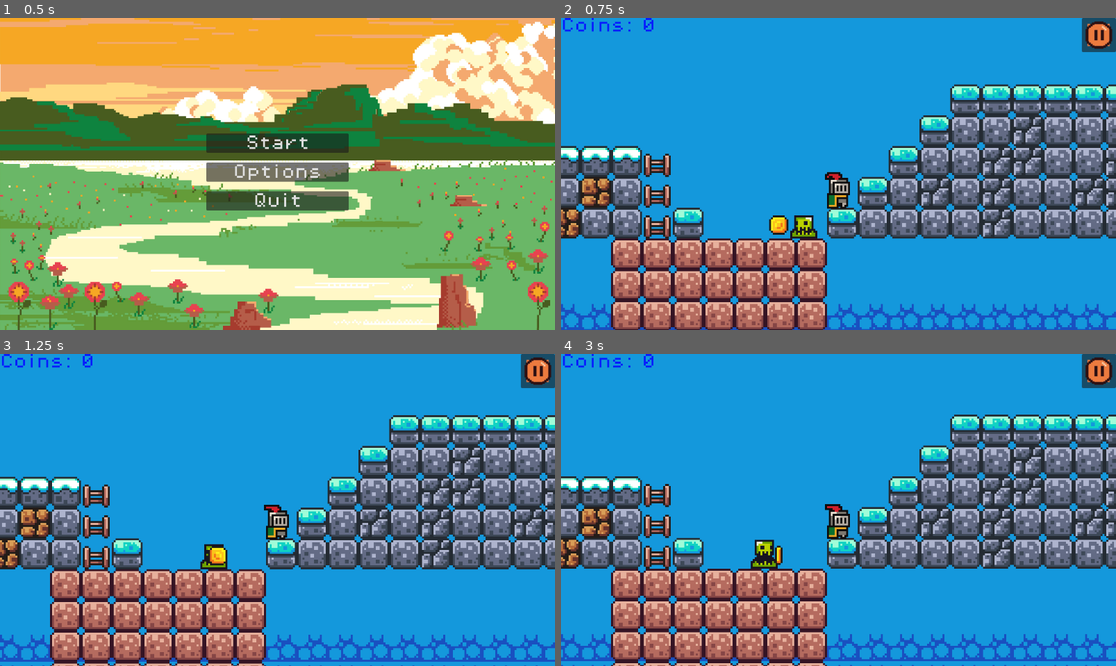
Above: before the commit, frames 1-4 (two rows, left to right).
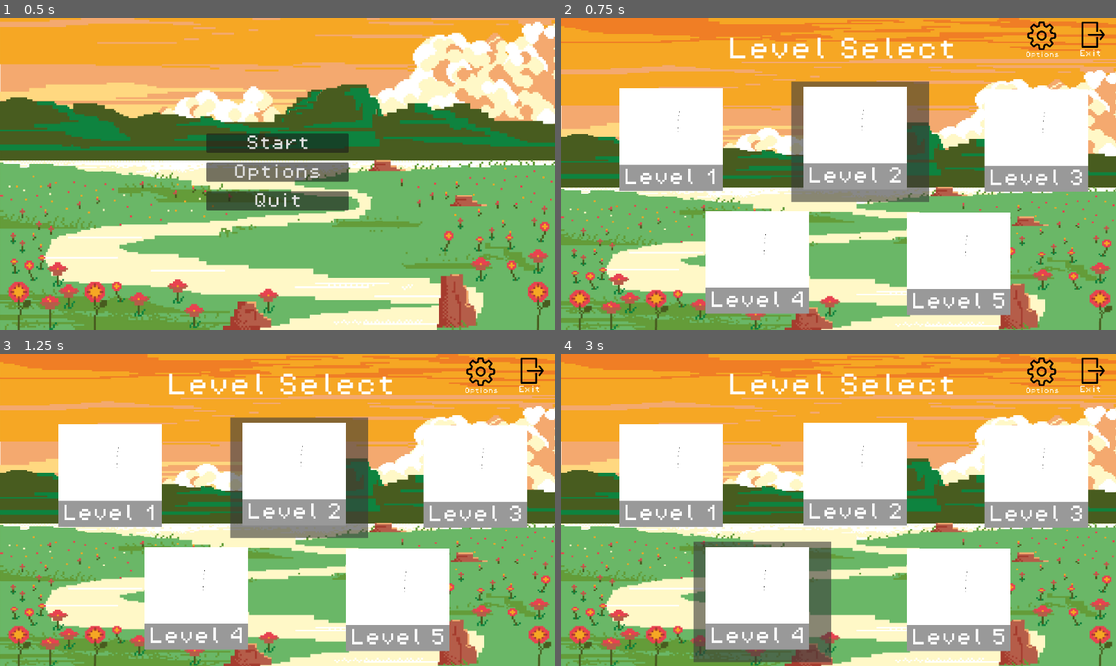
Above: after the commit, the same moments.

Repository: Ezennn/platformerMYR
Game: Godot game, scene res://scenes/menu.tscn
The game is run twice, just before and just after one commit, with the same random seed, the same clock (stepped at 60 frames per second) and the same inputs. This scene is started directly instead of the project's main scene.
Inputs (mouse positions are in pixels of both pictures, inside the frame that each line leads up to):
- Up to frame 1 (0.5 s): no input
- Up to frame 2 (0.75 s): click "Start" at 0.5 s
- Up to frame 3 (1.25 s): no input
- Up to frame 4 (3 s): click (860, 478) at 1.25 s, where only the run after the commit has a clickable "Level 2"; click (1043, 478) at 2 s, where only the run after the commit has a clickable "Level 3"; click (760, 600) at 2.75 s, where only the run after the commit has a clickable "Level 4"

Frame 1 is identical in both runs. In frame 2, 100% of the frame differs, in the area x 0-100%, y 0-100%; in frame 3, 100%; in frame 4, 100%.

Commit message:
level select objective
did objective and level select

Diff:
--- a/project.godot
+++ b/project.godot
@@ -67,6 +67,7 @@
 [layer_names]
 
 2d_render/layer_2="Player"
+2d_render/layer_3="Platforms, drop down able "
 
 [rendering]
 
--- /dev/null
+++ b/scenes/crown.tscn
@@ -0,0 +1,24 @@
+[gd_scene load_steps=4 format=3 uid="uid://bbcmm6s3mc7d0"]
+
+[ext_resource type="Script" uid="uid://jwdo7a7aflo4" path="res://scripts/crown.gd" id="1_e4hp3"]
+[ext_resource type="Texture2D" uid="uid://dys1bcilre0k8" path="res://assets/sprites/crown.png" id="2_pjbb8"]
+
+[sub_resource type="RectangleShape2D" id="RectangleShape2D_qxv3t"]
+size = Vector2(561, 439)
+
+[node name="Crown" type="Area2D"]
+scale = Vector2(0.2, 0.2)
+collision_mask = 2
+script = ExtResource("1_e4hp3")
+
+[node name="CollisionShape2D" type="CollisionShape2D" parent="."]
+position = Vector2(-1.5, 0.5)
+scale = Vector2(0.1, 0.1)
+shape = SubResource("RectangleShape2D_qxv3t")
+
+[node name="Sprite2D" type="Sprite2D" parent="."]
+scale = Vector2(0.1, 0.1)
+texture = ExtResource("2_pjbb8")
+
+[connection signal="body_entered" from="." to="." method="_on_body_entered"]
+[connection signal="win" from="." to="." method="_on_win"]
--- a/scenes/label_manager.tscn
+++ b/scenes/game_manager.tscn
@@ -1,8 +1,13 @@
-[gd_scene load_steps=42 format=3 uid="uid://uv5cdmohgonf"]
-
-[ext_resource type="Script" uid="uid://bse1jlaj2rxju" path="res://scripts/label_manager.gd" id="1_itnma"]
+[gd_scene load_steps=47 format=3 uid="uid://uv5cdmohgonf"]
+
+[ext_resource type="Script" uid="uid://bse1jlaj2rxju" path="res://scripts/game_manager.gd" id="1_itnma"]
 [ext_resource type="FontFile" uid="uid://cbt5xvtsjjscv" path="res://assets/fonts/PixelOperator8.ttf" id="2_6nuav"]
 [ext_resource type="Texture2D" uid="uid://g20jxsui8jgl" path="res://assets/sprites/knight.png" id="3_6nuav"]
+[ext_resource type="Texture2D" uid="uid://dys1bcilre0k8" path="res://assets/sprites/crown.png" id="4_oo155"]
+[ext_resource type="PackedScene" uid="uid://clr6kwflr7th0" path="res://scenes/options_button.tscn" id="5_ternb"]
+[ext_resource type="PackedScene" uid="uid://bnpcvdejvocva" path="res://scenes/quit_button.tscn" id="6_q8mjp"]
+[ext_resource type="PackedScene" uid="uid://5dm8m5rvtcnp" path="res://scenes/level_select_button.tscn" id="7_q8mjp"]
+[ext_resource type="AudioStream" uid="uid://8cw2fafkka61" path="res://assets/sounds/win.mp3" id="8_jdad8"]
 
 [sub_resource type="AtlasTexture" id="AtlasTexture_4r5pv"]
 atlas = ExtResource("3_6nuav")
@@ -196,7 +201,7 @@
 "duration": 1.0,
 "texture": SubResource("AtlasTexture_wqfne")
 }],
-"loop": true,
+"loop": false,
 "name": &"dead",
 "speed": 6.0
 }, {
@@ -296,10 +301,10 @@
 "speed": 12.0
 }]
 
-[node name="LabelManager" type="CanvasLayer"]
+[node name="GameManager" type="CanvasLayer"]
 script = ExtResource("1_itnma")
 
-[node name="ScoreLabel" type="Label" parent="."]
+[node name="ScoreLabel" type="Label" parent="." groups=["LevelGroup"]]
 z_index = -2
 anchors_preset = 15
 anchor_right = 1.0
@@ -312,7 +317,7 @@
 text = "Coins: 0"
 autowrap_mode = 2
 
-[node name="DeadLabel" type="Label" parent="."]
+[node name="DeadLabel" type="Label" parent="." groups=["DeadGroup"]]
 anchors_preset = 15
 anchor_right = 1.0
 anchor_bottom = 1.0
@@ -326,7 +331,7 @@
 vertical_alignment = 1
 autowrap_mode = 2
 
-[node name="ColorRect" type="ColorRect" parent="."]
+[node name="ColorRect" type="ColorRect" parent="." groups=["DeadGroup", "WinGroup"]]
 z_index = -1
 anchors_preset = 15
 anchor_right = 1.0
@@ -349,7 +354,54 @@
 position = Vector2(557, 483)
 scale = Vector2(7.73437, 7.73437)
 sprite_frames = SubResource("SpriteFrames_6nuav")
-animation = &"dead"
-autoplay = "dead"
+animation = &"idle"
+
+[node name="WinLabel" type="Label" parent="." groups=["WinGroup"]]
+z_index = -1
+anchors_preset = 15
+anchor_right = 1.0
+anchor_bottom = 1.0
+offset_bottom = -377.0
+grow_horizontal = 2
+grow_vertical = 2
+theme_override_colors/font_color = Color(0.194612, 0.45595, 0.204326, 1)
+theme_override_fonts/font = ExtResource("2_6nuav")
+theme_override_font_sizes/font_size = 64
+text = "Level x Won!"
+horizontal_alignment = 1
+vertical_alignment = 1
+autowrap_mode = 2
+
+[node name="CrownSprite" type="Sprite2D" parent="." groups=["WinGroup"]]
+z_index = 1
+position = Vector2(717, 306)
+scale = Vector2(0.24788, 0.231818)
+texture = ExtResource("4_oo155")
+
+[node name="OptionsButton" parent="." groups=["WinGroup"] instance=ExtResource("5_ternb")]
+offset_left = 486.0
+offset_top = 398.0
+offset_right = 4886.0
+offset_bottom = 4878.0
+scale = Vector2(0.05, 0.05)
+
+[node name="QuitButton" parent="." groups=["WinGroup"] instance=ExtResource("6_q8mjp")]
+offset_left = 813.0
+offset_top = 407.0
+offset_right = 1493.0
+offset_bottom = 1117.0
+scale = Vector2(0.3, 0.3)
+
+[node name="LevelSelectButton" parent="." groups=["WinGroup"] instance=ExtResource("7_q8mjp")]
+offset_left = 160.0
+offset_top = 385.0
+offset_right = 1056.0
+offset_bottom = 1312.0
+scale = Vector2(0.26, 0.26)
+
+[node name="VictorySound" type="AudioStreamPlayer2D" parent="."]
+stream = ExtResource("8_jdad8")
+volume_db = -8.0
+bus = &"SFX"
 
 [connection signal="ready" from="." to="." method="_on_ready"]
--- a/scenes/level 1.tscn
+++ b/scenes/level 1.tscn
@@ -6,11 +6,11 @@
 [ext_resource type="PackedScene" uid="uid://bcl07drly7tcu" path="res://scenes/coin.tscn" id="4_bsmkr"]
 [ext_resource type="PackedScene" uid="uid://c2hit07jbcp6w" path="res://scenes/platform.tscn" id="5_3pdoh"]
 [ext_resource type="PackedScene" uid="uid://d11i11xfv5sgw" path="res://scenes/killzone.tscn" id="6_hc45n"]
-[ext_resource type="FontFile" uid="uid://cbt5xvtsjjscv" path="res://assets/fonts/PixelOperator8.ttf" id="7_gthes"]
-[ext_resource type="PackedScene" uid="uid://uv5cdmohgonf" path="res://scenes/label_manager.tscn" id="8_2sj2h"]
+[ext_resource type="PackedScene" uid="uid://uv5cdmohgonf" path="res://scenes/game_manager.tscn" id="8_2sj2h"]
 [ext_resource type="PackedScene" uid="uid://dye557cuhntoy" path="res://scenes/red_(jump)_mushroom.tscn" id="9_2sj2h"]
 [ext_resource type="PackedScene" uid="uid://cf52cbj4eam28" path="res://scenes/pause_menu.tscn" id="10_dqu65"]
 [ext_resource type="Texture2D" uid="uid://0urp6fdlsafk" path="res://assets/screens/imageedit_2_4695843659.png" id="11_bsmkr"]
+[ext_resource type="PackedScene" uid="uid://bbcmm6s3mc7d0" path="res://scenes/crown.tscn" id="12_3pdoh"]
 
 [sub_resource type="TileSetAtlasSource" id="TileSetAtlasSource_lnu2h"]
 texture = ExtResource("1_1uqwn")
@@ -301,16 +301,6 @@
 position = Vector2(0, 0.5)
 shape = SubResource("RectangleShape2D_iywne")
 
-[node name="JumpLabel" type="Label" parent="."]
-offset_left = 49.0
-offset_top = 1.0
-offset_right = 139.0
-offset_bottom = 18.0
-theme_override_colors/font_color = Color(0.027451, 0.105882, 1, 1)
-theme_override_fonts/font = ExtResource("7_gthes")
-theme_override_font_sizes/font_size = 8
-text = "Space to jump "
-
 [node name="Player" parent="." groups=["player"] instance=ExtResource("3_dqu65")]
 position = Vector2(438, 20)
 
@@ -339,8 +329,11 @@
 theme_override_icons/icon = ExtResource("11_bsmkr")
 script = SubResource("GDScript_3pdoh")
 
-[node name="LabelManager" parent="." instance=ExtResource("8_2sj2h")]
+[node name="GameManager" parent="." instance=ExtResource("8_2sj2h")]
 unique_name_in_owner = true
 layer = 2
 
+[node name="Crown" parent="." instance=ExtResource("12_3pdoh")]
+position = Vector2(472, -4)
+
 [connection signal="pressed" from="CanvasLayer/PauseButton" to="CanvasLayer/Pause_Menu" method="_on_pause_button_pressed"]
--- /dev/null
+++ b/scenes/level_choice_button.tscn
@@ -0,0 +1,44 @@
+[gd_scene load_steps=6 format=3 uid="uid://ca3toq7ppqgoh"]
+
+[ext_resource type="Texture2D" uid="uid://bqdjl1w15wkjl" path="res://assets/sprites/level 1 placeholder.png" id="1_prdgq"]
+
+[sub_resource type="Theme" id="Theme_4nqmc"]
+
+[sub_resource type="StyleBoxEmpty" id="StyleBoxEmpty_l4ih1"]
+
+[sub_resource type="StyleBoxEmpty" id="StyleBoxEmpty_m4qq5"]
+
+[sub_resource type="StyleBoxFlat" id="StyleBoxFlat_prdgq"]
+
+[node name="Level1" type="Button"]
+offset_left = -1.0
+offset_top = -1.0
+offset_right = 1294.0
+offset_bottom = 1184.0
+scale = Vector2(0.2, 0.2)
+theme = SubResource("Theme_4nqmc")
+theme_override_styles/normal_mirrored = SubResource("StyleBoxEmpty_l4ih1")
+theme_override_styles/normal = SubResource("StyleBoxEmpty_m4qq5")
+icon_alignment = 1
+vertical_icon_alignment = 0
+
+[node name="Label" type="Label" parent="."]
+layout_mode = 0
+offset_left = 125.0
+offset_top = 845.0
+offset_right = 1200.0
+offset_bottom = 1118.0
+theme_override_font_sizes/font_size = 180
+theme_override_styles/normal = SubResource("StyleBoxFlat_prdgq")
+text = "Level 1"
+horizontal_alignment = 1
+vertical_alignment = 1
+
+[node name="TextureRect" type="TextureRect" parent="."]
+layout_mode = 0
+offset_left = 125.0
+offset_top = 55.0
+offset_right = 1200.0
+offset_bottom = 850.0
+texture = ExtResource("1_prdgq")
+expand_mode = 1
--- /dev/null
+++ b/scenes/level_select.tscn
@@ -0,0 +1,110 @@
+[gd_scene load_steps=8 format=3 uid="uid://cun3lygolenju"]
+
+[ext_resource type="Texture2D" uid="uid://cos7ah2l5cyxe" path="res://assets/screens/background_pixelart.jpg" id="1_2epne"]
+[ext_resource type="Script" uid="uid://ducl7fs0l0df" path="res://scripts/level_select.gd" id="1_r77uv"]
+[ext_resource type="FontFile" uid="uid://cbt5xvtsjjscv" path="res://assets/fonts/PixelOperator8.ttf" id="3_chg43"]
+[ext_resource type="PackedScene" uid="uid://bnpcvdejvocva" path="res://scenes/quit_button.tscn" id="4_r77uv"]
+[ext_resource type="PackedScene" uid="uid://clr6kwflr7th0" path="res://scenes/options_button.tscn" id="5_4nqmc"]
+[ext_resource type="PackedScene" uid="uid://ca3toq7ppqgoh" path="res://scenes/level_choice_button.tscn" id="6_r77uv"]
+
+[sub_resource type="Theme" id="Theme_r77uv"]
+default_font = ExtResource("3_chg43")
+default_font_size = 400
+
+[node name="Level Select" type="Control"]
+layout_mode = 3
+anchors_preset = 0
+theme = SubResource("Theme_r77uv")
+script = ExtResource("1_r77uv")
+
+[node name="Background" type="TextureRect" parent="."]
+z_index = -5
+custom_minimum_size = Vector2(100, 100)
+layout_mode = 1
+offset_right = 1154.0
+offset_bottom = 651.0
+texture = ExtResource("1_2epne")
+expand_mode = 1
+
+[node name="LevelSelectLabel" type="Label" parent="."]
+layout_mode = 0
+offset_left = 345.0
+offset_top = 40.0
+offset_right = 820.0
+offset_bottom = 91.0
+theme_override_fonts/font = ExtResource("3_chg43")
+theme_override_font_sizes/font_size = 50
+text = "Level Select"
+
+[node name="QuitButton" parent="." instance=ExtResource("4_r77uv")]
+layout_mode = 0
+offset_left = 1060.0
+offset_top = 2.0
+offset_right = 1750.0
+offset_bottom = 752.0
+
+[node name="OptionsButton" parent="." instance=ExtResource("5_4nqmc")]
+layout_mode = 0
+offset_left = 958.0
+offset_top = 3.0
+offset_right = 5358.0
+offset_bottom = 4443.0
+
+[node name="Level1" parent="." instance=ExtResource("6_r77uv")]
+layout_mode = 0
+offset_left = 96.0
+offset_top = 135.0
+offset_right = 1526.0
+offset_bottom = 1384.0
+
+[node name="Level2" parent="." instance=ExtResource("6_r77uv")]
+layout_mode = 0
+offset_left = 478.0
+offset_top = 132.0
+offset_right = 1908.0
+offset_bottom = 1381.0
+
+[node name="Label" parent="Level2" index="0"]
+text = "Level 2"
+
+[node name="Level3" parent="." instance=ExtResource("6_r77uv")]
+layout_mode = 0
+offset_left = 854.0
+offset_top = 137.0
+offset_right = 2284.0
+offset_bottom = 1386.0
+
+[node name="Label" parent="Level3" index="0"]
+text = "Level 3"
+
+[node name="Level4" parent="." instance=ExtResource("6_r77uv")]
+layout_mode = 0
+offset_left = 275.0
+offset_top = 390.0
+offset_right = 1705.0
+offset_bottom = 1639.0
+
+[node name="Label" parent="Level4" index="0"]
+text = "Level 4"
+
+[node name="Level5" parent="." instance=ExtResource("6_r77uv")]
+layout_mode = 0
+offset_left = 693.0
+offset_top = 393.0
+offset_right = 2123.0
+offset_bottom = 1642.0
+
+[node name="Label" parent="Level5" index="0"]
+text = "Level 5"
+
+[connection signal="pressed" from="Level1" to="." method="_on_level_1_pressed"]
+[connection signal="pressed" from="Level2" to="." method="_on_level_2_pressed"]
+[connection signal="pressed" from="Level3" to="." method="_on_level_3_pressed"]
+[connection signal="pressed" from="Level4" to="." method="_on_level_4_pressed"]
+[connection signal="pressed" from="Level5" to="." method="_on_level_5_pressed"]
+
+[editable path="Level1"]
+[editable path="Level2"]
+[editable path="Level3"]
+[editable path="Level4"]
+[editable path="Level5"]
--- /dev/null
+++ b/scenes/level_select_button.tscn
@@ -0,0 +1,50 @@
+[gd_scene load_steps=9 format=3 uid="uid://5dm8m5rvtcnp"]
+
+[ext_resource type="Script" uid="uid://y2lug2lk44ee" path="res://scripts/level_select_button.gd" id="1_s1cbd"]
+[ext_resource type="FontFile" uid="uid://cbt5xvtsjjscv" path="res://assets/fonts/PixelOperator8.ttf" id="2_a04ps"]
+[ext_resource type="Texture2D" uid="uid://4vaah05cmjhw" path="res://assets/sprites/Level Select Button.png" id="3_a04ps"]
+
+[sub_resource type="StyleBoxEmpty" id="StyleBoxEmpty_n1411"]
+
+[sub_resource type="StyleBoxEmpty" id="StyleBoxEmpty_vxici"]
+
+[sub_resource type="StyleBoxEmpty" id="StyleBoxEmpty_thf6c"]
+
+[sub_resource type="StyleBoxEmpty" id="StyleBoxEmpty_f86jd"]
+
+[sub_resource type="StyleBoxEmpty" id="StyleBoxEmpty_317l6"]
+
+[node name="LevelSelectButton" type="Button"]
+offset_right = 917.0
+offset_bottom = 942.0
+scale = Vector2(0.12, 0.12)
+theme_override_styles/focus = SubResource("StyleBoxEmpty_n1411")
+theme_override_styles/disabled_mirrored = SubResource("StyleBoxEmpty_vxici")
+theme_override_styles/disabled = SubResource("StyleBoxEmpty_thf6c")
+theme_override_styles/normal_mirrored = SubResource("StyleBoxEmpty_f86jd")
+theme_override_styles/normal = SubResource("StyleBoxEmpty_317l6")
+icon_alignment = 1
+vertical_icon_alignment = 0
+script = ExtResource("1_s1cbd")
+
+[node name="Label" type="Label" parent="."]
+layout_mode = 0
+offset_left = 141.667
+offset_top = 616.667
+offset_right = 751.667
+offset_bottom = 859.667
+theme_override_fonts/font = ExtResource("2_a04ps")
+theme_override_font_sizes/font_size = 120
+text = "Level Select"
+horizontal_alignment = 1
+autowrap_mode = 2
+
+[node name="TextureRect" type="TextureRect" parent="."]
+layout_mode = 0
+offset_left = 216.667
+offset_top = 91.6667
+offset_right = 666.667
+offset_bottom = 583.667
+texture = ExtResource("3_a04ps")
+
+[connection signal="pressed" from="." to="." method="_on_pressed"]
--- /dev/null
+++ b/scenes/options_button.tscn
@@ -0,0 +1,50 @@
+[gd_scene load_steps=9 format=3 uid="uid://clr6kwflr7th0"]
+
+[ext_resource type="Texture2D" uid="uid://brv0u2hwgcag5" path="res://assets/sprites/settings icon.png" id="1_65gnq"]
+[ext_resource type="FontFile" uid="uid://cbt5xvtsjjscv" path="res://assets/fonts/PixelOperator8.ttf" id="2_6qh3v"]
+[ext_resource type="Script" uid="uid://d3tdm6o8ap11r" path="res://scripts/options_button.gd" id="2_hftl5"]
+
+[sub_resource type="StyleBoxEmpty" id="StyleBoxEmpty_n1411"]
+
+[sub_resource type="StyleBoxEmpty" id="StyleBoxEmpty_vxici"]
+
+[sub_resource type="StyleBoxEmpty" id="StyleBoxEmpty_thf6c"]
+
+[sub_resource type="StyleBoxEmpty" id="StyleBoxEmpty_f86jd"]
+
+[sub_resource type="StyleBoxEmpty" id="StyleBoxEmpty_317l6"]
+
+[node name="OptionsButton" type="Button"]
+offset_right = 4240.0
+offset_bottom = 4454.0
+scale = Vector2(0.019, 0.019)
+theme_override_styles/focus = SubResource("StyleBoxEmpty_n1411")
+theme_override_styles/disabled_mirrored = SubResource("StyleBoxEmpty_vxici")
+theme_override_styles/disabled = SubResource("StyleBoxEmpty_thf6c")
+theme_override_styles/normal_mirrored = SubResource("StyleBoxEmpty_f86jd")
+theme_override_styles/normal = SubResource("StyleBoxEmpty_317l6")
+icon_alignment = 1
+vertical_icon_alignment = 0
+script = ExtResource("2_hftl5")
+
+[node name="Label" type="Label" parent="."]
+layout_mode = 0
+offset_left = 339.0
+offset_top = 3526.0
+offset_right = 431.0
+offset_bottom = 3543.0
+scale = Vector2(40, 40)
+theme_override_fonts/font = ExtResource("2_6qh3v")
+theme_override_font_sizes/font_size = 16
+text = "Options"
+horizontal_alignment = 1
+
+[node name="TextureRect" type="TextureRect" parent="."]
+layout_mode = 0
+offset_left = 529.0
+offset_top = 200.0
+offset_right = 3661.0
+offset_bottom = 3332.0
+texture = ExtResource("1_65gnq")
+
+[connection signal="pressed" from="." to="." method="_on_pressed"]
--- /dev/null
+++ b/scenes/quit_button.tscn
@@ -0,0 +1,49 @@
+[gd_scene load_steps=9 format=3 uid="uid://bnpcvdejvocva"]
+
+[ext_resource type="Texture2D" uid="uid://dfke3kkx0nbid" path="res://assets/sprites/exit game.png" id="1_8r2k3"]
+[ext_resource type="Script" uid="uid://iayvd5t16pkc" path="res://scripts/quit_button.gd" id="2_yfv4f"]
+[ext_resource type="FontFile" uid="uid://cbt5xvtsjjscv" path="res://assets/fonts/PixelOperator8.ttf" id="3_je181"]
+
+[sub_resource type="StyleBoxEmpty" id="StyleBoxEmpty_n1411"]
+
+[sub_resource type="StyleBoxEmpty" id="StyleBoxEmpty_vxici"]
+
+[sub_resource type="StyleBoxEmpty" id="StyleBoxEmpty_thf6c"]
+
+[sub_resource type="StyleBoxEmpty" id="StyleBoxEmpty_f86jd"]
+
+[sub_resource type="StyleBoxEmpty" id="StyleBoxEmpty_317l6"]
+
+[node name="QuitButton" type="Button"]
+offset_right = 690.0
+offset_bottom = 750.0
+scale = Vector2(0.12, 0.12)
+theme_override_styles/focus = SubResource("StyleBoxEmpty_n1411")
+theme_override_styles/disabled_mirrored = SubResource("StyleBoxEmpty_vxici")
+theme_override_styles/disabled = SubResource("StyleBoxEmpty_thf6c")
+theme_override_styles/normal_mirrored = SubResource("StyleBoxEmpty_f86jd")
+theme_override_styles/normal = SubResource("StyleBoxEmpty_317l6")
+icon_alignment = 1
+vertical_icon_alignment = 0
+script = ExtResource("2_yfv4f")
+
+[node name="Label" type="Label" parent="."]
+layout_mode = 0
+offset_left = 16.6667
+offset_top = 536.667
+offset_right = 626.667
+offset_bottom = 696.667
+theme_override_fonts/font = ExtResource("3_je181")
+theme_override_font_sizes/font_size = 120
+text = "Exit"
+horizontal_alignment = 1
+
+[node name="TextureRect" type="TextureRect" parent="."]
+layout_mode = 0
+offset_left = 108.333
+offset_top = 16.6667
+offset_right = 620.333
+offset_bottom = 528.667
+texture = ExtResource("1_8r2k3")
+
+[connection signal="pressed" from="." to="." method="_on_pressed"]
--- a/scenes/settings_tab_container.tscn
+++ b/scenes/settings_tab_container.tscn
@@ -1,7 +1,7 @@
 [gd_scene load_steps=3 format=3 uid="uid://dtgwrseav8ail"]
 
 [ext_resource type="FontFile" uid="uid://cbt5xvtsjjscv" path="res://assets/fonts/PixelOperator8.ttf" id="1_xpwon"]
-[ext_resource type="PackedScene" uid="uid://d1wve1jmyxe6g" path="res://scripts/hot_key_bind.tscn" id="2_vajfs"]
+[ext_resource type="PackedScene" uid="uid://d1wve1jmyxe6g" path="res://scenes/hot_key_bind.tscn" id="2_vajfs"]
 
 [node name="Settings_Tab_Container" type="Control"]
 layout_mode = 3
--- a/scripts/coin.gd
+++ b/scripts/coin.gd
@@ -1,6 +1,6 @@
 extends Area2D
 
-@onready var game_manager: Node = %LabelManager
+@onready var game_manager: Node = %GameManager
 @onready var animation_player: AnimationPlayer = $AnimationPlayer
 
 
--- /dev/null
+++ b/scripts/crown.gd
@@ -0,0 +1,13 @@
+extends Area2D
+
+@onready var game_manager: Node = %GameManager
+
+signal win(level : int)
+
+@export var level : int = 1
+
+func _on_body_entered(body: Node2D) -> void:
+	if (body is Player):
+		# currently the win signal isnt used by anyone. Most communication (Except killzones) are done using GameManager as a unique name
+		emit_signal("win", level)
+		game_manager.win(level)
--- /dev/null
+++ b/scripts/game_manager.gd
@@ -0,0 +1,70 @@
+extends Node
+
+const DEATH_TIME = GameConstants.DEATH_TIME * GameConstants.DEATH_ENGINE_SLOWDOWN
+
+var score = 0
+@onready var score_label: Label = $ScoreLabel
+@onready var animated_sprite: AnimatedSprite2D = $ColorRect/TextureRect/AnimatedSprite2D
+# minimum unlocked level
+@export var unlocked_up_to_level = 1
+
+enum GAME_SCREEN_STATE {LEVEL, LOSE, WIN, LEVEL_SELECT, NA}
+const GS = GAME_SCREEN_STATE
+@export var game_screen : GAME_SCREEN_STATE = GAME_SCREEN_STATE.LEVEL
+
+func _hide_contents() -> void:
+	for node in get_children():
+		node.visible = false
+
+func refresh_labels(new_state : GAME_SCREEN_STATE = GS.NA) -> void:
+	_hide_contents()
+	match (new_state):
+		GS.LEVEL:
+			for node in get_children():
+				if node.is_in_group("LevelGroup"):
+					node.visible = true
+		GS.LOSE:
+			for node in get_children():
+				if node.is_in_group("DeadGroup"):
+					node.visible = true
+		GS.WIN:
+			for node in get_children():
+				if node.is_in_group("WinGroup"):
+					node.visible = true
+		_:
+			pass
+
+func add_point():
+	score += 1
+	score_label.text = "Coins: " + str(score)
+
+func play_animation_for_duration(anim_name: String, duration: float, sprite : AnimatedSprite2D = animated_sprite) -> void:
+	var frames = sprite.sprite_frames
+	if not frames.has_animation(anim_name):
+		print("Animation not found:", anim_name)
+		return
+	if duration <= 0:
+		print("Duration must be positive!")
+		return
+	var frame_count = frames.get_frame_count(anim_name)
+	var new_fps = frame_count / duration
+	frames.set_animation_speed(anim_name, new_fps)
+	sprite.play(anim_name)
+
+func _on_ready() -> void:
+	refresh_labels(GS.LEVEL)
+	for zone in get_tree().get_nodes_in_group("KillZones"):
+		zone.player_death.connect(_on_player_death)
+
+func _on_player_death() -> void:
+	refresh_labels(GS.LOSE)
+	play_animation_for_duration("dead", DEATH_TIME)
+
+func win(level : int) -> void:
+	animated_sprite.position.y -= 200
+	animated_sprite.position.x -= 100
+	$WinLabel.text = "Level " + str(level) + " Won!"
+	unlocked_up_to_level = min(5, max(unlocked_up_to_level, level + 1))
+	animated_sprite.play("idle")
+	$VictorySound.play()
+	refresh_labels(GS.WIN)
--- a/scripts/killzone.gd
+++ b/scripts/killzone.gd
@@ -5,10 +5,8 @@
 signal player_death
 
 func _on_body_entered(body: Node2D) -> void:
-	print(body)
 	if body is Player:
 		player_death.emit()
-		print("You died!")
 		Engine.time_scale = GameConstants.DEATH_ENGINE_SLOWDOWN
 		timer.wait_time = GameConstants.DEATH_TIME
 		timer.start()
--- a/scripts/label_manager.gd
+++ /dev/null
@@ -1,22 +0,0 @@
-extends Node
-
-@onready var score_label: Label = $ScoreLabel
-
-var score = 0
-
-func add_point():
-	score += 1
-	score_label.text = "Coins: " + str(score)
-
-
-func _on_ready() -> void:
-	$ScoreLabel.visible = true
-	$DeadLabel.visible = false
-	$ColorRect.visible = false
-	for zone in get_tree().get_nodes_in_group("KillZones"):
-		zone.player_death.connect(_on_player_death)
-
-func _on_player_death() -> void:
-	$DeadLabel.visible = true
-	$ColorRect.visible = true
-	$ColorRect/TextureRect/AnimatedSprite2D.play("dead")
--- /dev/null
+++ b/scripts/level_select.gd
@@ -0,0 +1,20 @@
+extends Node
+
+func _on_level_1_pressed() -> void:
+	get_tree().change_scene_to_file("res://scenes/level 1.tscn")
+
+
+func _on_level_2_pressed() -> void:
+	pass # Replace with function body.
+
+
+func _on_level_3_pressed() -> void:
+	pass # Replace with function body.
+
+
+func _on_level_4_pressed() -> void:
+	pass # Replace with function body.
+
+
+func _on_level_5_pressed() -> void:
+	pass # Replace with function body.
--- /dev/null
+++ b/scripts/level_select_button.gd
@@ -0,0 +1,4 @@
+extends Button
+
+func _on_pressed() -> void:
+	get_tree().change_scene_to_file("res://scenes/level_select.tscn")
--- a/scripts/menu.gd
+++ b/scripts/menu.gd
@@ -6,7 +6,7 @@
 	pass # Replace with function body.
 
 func _on_start_pressed() -> void:
-	get_tree().change_scene_to_file("res://scenes/level 1.tscn")
+	get_tree().change_scene_to_file("res://scenes/level_select.tscn")
 
 func _on_options_pressed() -> void:
 	get_tree().change_scene_to_file("res://scenes/options_menu.tscn")
--- /dev/null
+++ b/scripts/options_button.gd
@@ -0,0 +1,4 @@
+extends Button
+
+func _on_pressed() -> void:
+	get_tree().change_scene_to_file("res://scenes/options_menu.tscn")
--- /dev/null
+++ b/scripts/quit_button.gd
@@ -0,0 +1,4 @@
+extends Button
+
+func _on_pressed() -> void:
+	get_tree().quit()
Not shown, added: assets/sounds/win.mp3.import
Binary file added: assets/sprites/Level Select Button.png
Not shown, added: assets/sprites/Level Select Button.png.import
Binary file added: assets/sprites/crown.png
Not shown, added: assets/sprites/crown.png.import
Binary file added: assets/sprites/exit game.png
Not shown, added: assets/sprites/exit game.png.import
Binary file added: assets/sprites/level 1 placeholder.png
Not shown, added: assets/sprites/level 1 placeholder.png.import
Binary file added: assets/sprites/settings icon.png
Not shown, added: assets/sprites/settings icon.png.import
Renamed: scripts/hot_key_bind.tscn -> scenes/hot_key_bind.tscn
(and 7 more such lines)
